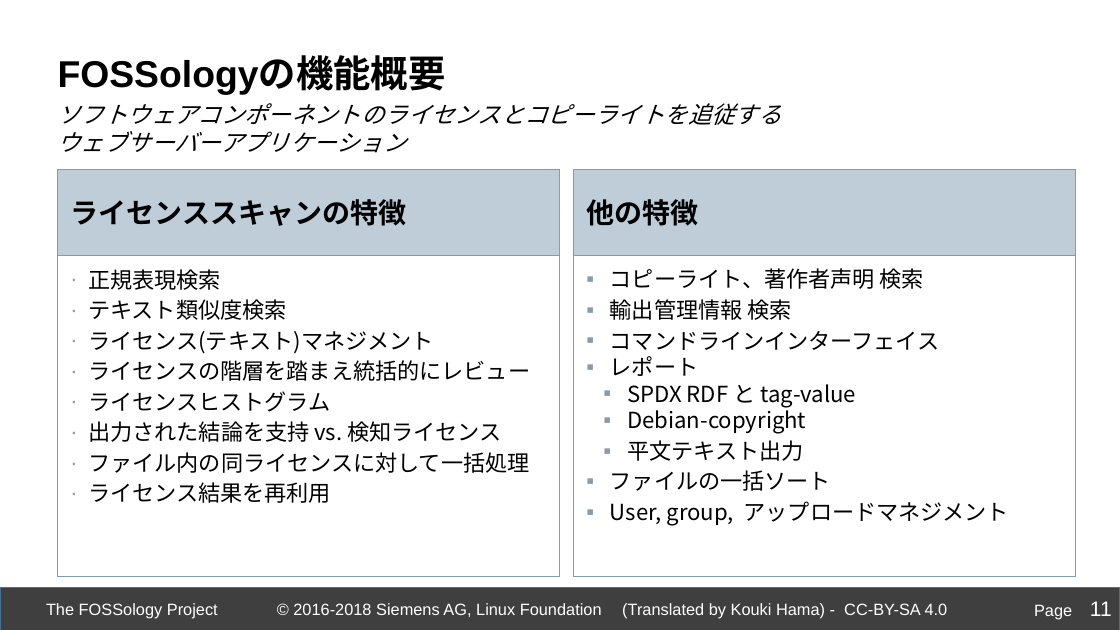
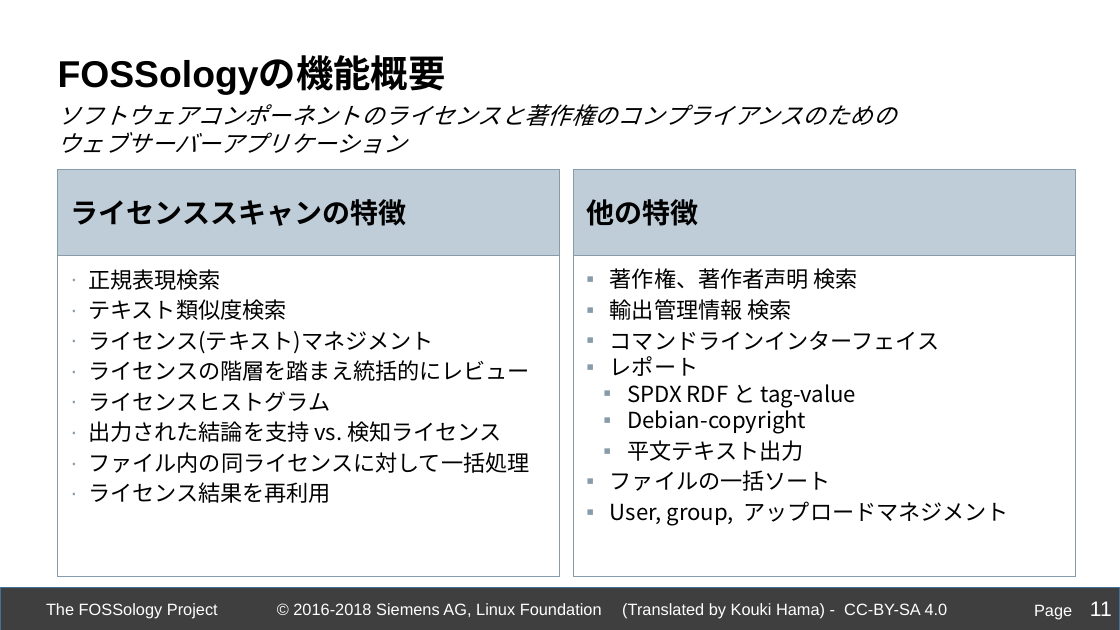
Before and after one commit to fossology/FOSSologySlides, a slide deck: slide 11 of Module-B-JPN-Basic-Workflow.pptx. Drawn at 1120x630 pixels with LibreOffice and Linux fonts; fonts in the diff are those of the drawing; background and template pictures are left out. Boxes give left, top, right and bottom in pixels: in the first picture for what was removed or moved away, otherwise in the second. Text is boxed around its words. In the diff, an @@ line names an element or a change of style, - is before the commit and + after.

```diff
--- a/Module-B-JPN-Basic-Workflow.pptx
+++ b/Module-B-JPN-Basic-Workflow.pptx
@@ text at bbox=[58, 104, 897, 154]: text changed @@
-ソフトウェアコンポーネントのライセンスとコピーライトを追従する
-ウェブサーバーアプリケーション
+ソフトウェアコンポーネントのライセンスと著作権のコンプライアンスのためのウェブサーバーアプリケーション
@@ text in rectangle at bbox=[610, 268, 858, 289]: text changed @@
-  ▪ コピーライト、著作者声明 検索
+  ▪ 著作権、著作者声明 検索
```
Also in this commit, not shown: 6 other slides changed.
